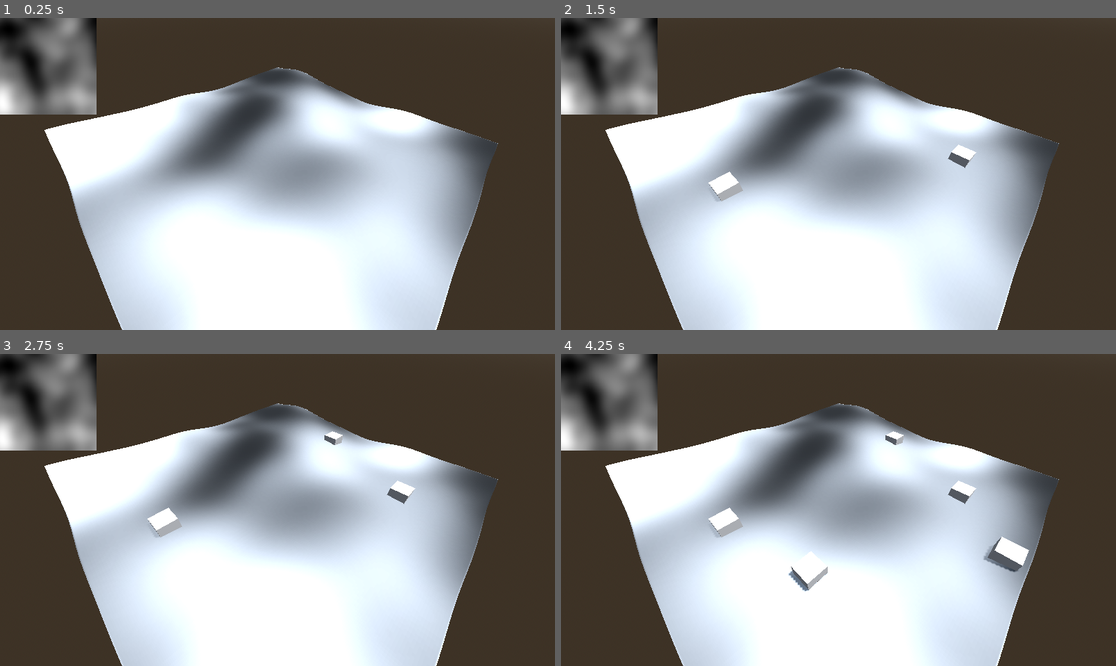
Above: before the commit, frames 1-4 (two rows, left to right).
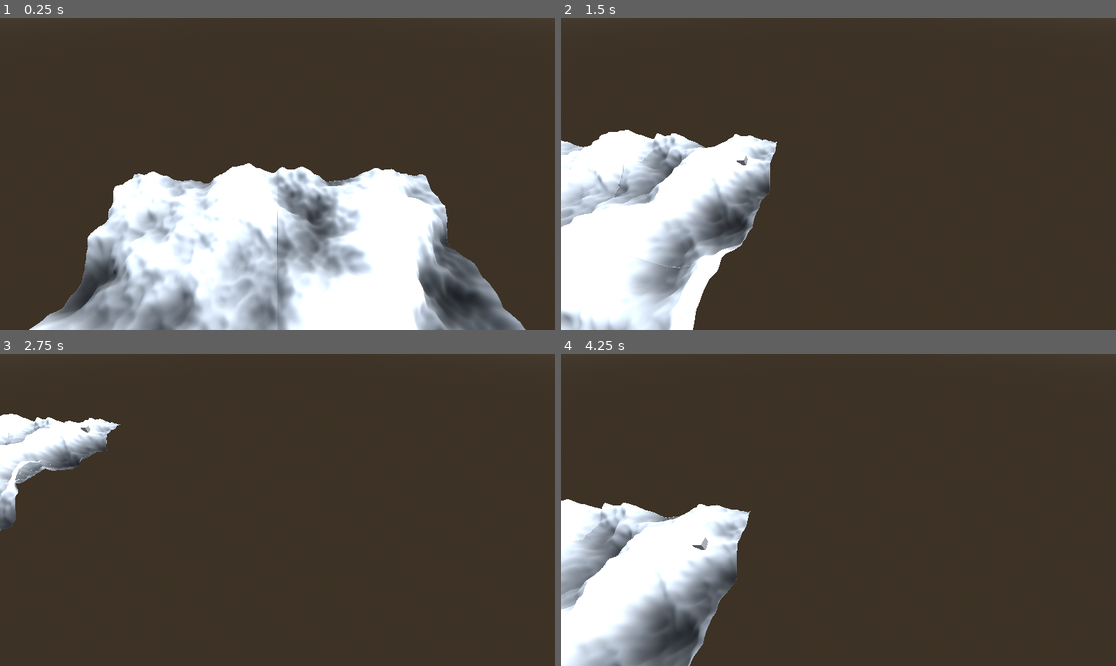
Above: after the commit, the same moments.

Repository: Arbee4ever/Train-Game
Game: Godot game, scene res://World.tscn
The game is run twice, just before and just after one commit, with the same random seed, the same clock (stepped at 60 frames per second) and the same inputs.
Inputs (mouse positions are in pixels of both pictures, inside the frame that each line leads up to):
- Up to frame 1 (0.25 s): no input
- Up to frame 2 (1.5 s): tap Enter at 0.5 s; move the mouse to (960, 158) at 0.52 s; press the mouse at (960, 158) at 0.53 s; hold D (right, bound only after the commit) 0.53-1.28 s; move the mouse to (727, 189) at 1.27 s; release the mouse at (727, 189) at 1.28 s; hold S (down, bound only after the commit) from 1.28 s (still down); click (727, 189) at 1.35 s
- Up to frame 3 (2.75 s): move the mouse to (333, 441) at 2.02 s; release S (down, bound only after the commit) at 2.03 s; press the mouse at (333, 441) at 2.03 s; hold D (right, bound only after the commit) from 2.03 s (still down)
- Up to frame 4 (4.25 s): move the mouse to (810, 572) at 2.77 s; release D (right, bound only after the commit) at 2.78 s; release the mouse at (810, 572) at 2.78 s; hold W (up, bound only after the commit) 2.78-3.53 s; click (810, 572) at 2.85 s; move the mouse to (1005, 556) at 3.52 s; press the mouse at (1005, 556) at 3.53 s; hold A (left, bound only after the commit) from 3.53 s (still down)

The runs differ from the first frame. In frame 1, 50% of the frame differs, in the area x 0-95%, y 0-100%; in frame 2, 63%; in frame 3, 58%; in frame 4, 64%, in the area x 0-90%, y 0-100%.

Commit message:
- fix procedural terrain generation - add camera movement - add basic chunk system

Diff:
--- a/World.gd
+++ b/World.gd
@@ -1,14 +1,35 @@
 extends Node3D
 
+var noise = FastNoiseLite.new()
+var chunkSize = Vector2(200, 200)
+
+func _init():
+	noise.seed = 1
+	noise.frequency = 0.005
+
 func _ready():
-	var noise = FastNoiseLite.new()
-	noise.seed = 1
-	noise.frequency = 0.001
+	var chunkNum = 4;
+	for i in range(chunkNum):
+		var coords = Vector2(i%(int(ceil(chunkNum/2.0))), i/(int(ceil(chunkNum/2.0))))
+		coords.x *= chunkSize.x
+		coords.y *= chunkSize.x
+		noise.offset = Vector3(coords.x, coords.y, 0)
 
+		var chunk = generate_chunk()
+		chunk.position = Vector3(coords.x, 0, coords.y)
+
+		var shaderMat = StandardMaterial3D.new()
+		var imageTexture = ImageTexture.create_from_image(noise.get_image(chunkSize.x, chunkSize.y))
+		shaderMat.albedo_texture = imageTexture
+		chunk.material_override = shaderMat
+
+		add_child(chunk)
+
+func generate_chunk():
 	var plane_mesh = PlaneMesh.new()
-	plane_mesh.size = Vector2(200, 200)
-	plane_mesh.subdivide_depth = 200
-	plane_mesh.subdivide_width = 200
+	plane_mesh.size = Vector2(chunkSize.x, chunkSize.y)
+	plane_mesh.subdivide_depth = chunkSize.x
+	plane_mesh.subdivide_width = chunkSize.y
 
 	var surface_tool = SurfaceTool.new()
 	surface_tool.create_from(plane_mesh, 0)
@@ -19,11 +40,9 @@
 
 	data_tool.create_from_surface(array_plane, 0)
 
-	var image = ImageTexture.new()
-
 	for i in range(data_tool.get_vertex_count()):
 		var vertex = data_tool.get_vertex(i)
-		vertex.y = noise.get_noise_2d(vertex.x, vertex.z) * 60
+		vertex.y = noise.get_noise_2d(vertex.x + 100, vertex.z + 100) * 60
 
 		data_tool.set_vertex(i, vertex)
 
@@ -37,31 +56,29 @@
 	var mesh_instance = MeshInstance3D.new()
 	mesh_instance.mesh = surface_tool.commit()
 
-	var shaderMat = StandardMaterial3D.new()
-	var imageTexture = ImageTexture.create_from_image(noise.get_image(200, 200))
-	shaderMat.albedo_texture = imageTexture
-	$Sprite2D.texture = imageTexture
-
-	mesh_instance.material_override = shaderMat
-
 	mesh_instance.create_trimesh_collision()
-
-	add_child(mesh_instance)
+	return mesh_instance
 
 func _process(delta):
 	pass
+
+func _physics_process(delta):
+	get_input()
+	$CharacterBody3D.move_and_slide()
+
+func get_input():
+	var input_direction = Input.get_vector("left", "right", "up", "down")
+	$CharacterBody3D.velocity = Vector3(input_direction.x, 0, input_direction.y) * 400
 
 func _input(event):
 	if event.is_action_pressed("left_click"):
 		var space_state = get_world_3d().direct_space_state
 		var mouse_position = get_viewport().get_mouse_position()
 		var params = PhysicsRayQueryParameters3D.new()
-		params.from = $Camera3D.project_ray_origin(mouse_position)
-		params.to = params.from + $Camera3D.project_ray_normal(mouse_position) * 1000
+		params.from = $CharacterBody3D/Camera3D.project_ray_origin(mouse_position)
+		params.to = params.from + $CharacterBody3D/Camera3D.project_ray_normal(mouse_position) * 1000
 		var result = space_state.intersect_ray(params)
 		if result:
-			print("Colliding!")
-			print(result)
 			var scene = load("res://trainStation.tscn")
 			var instance = scene.instantiate()
 			instance.transform.origin = result.position
--- a/World.tscn
+++ b/World.tscn
@@ -25,8 +25,11 @@
 transform = Transform3D(-0.866025, -0.433013, 0.25, 0, 0.5, 0.866025, -0.5, 0.75, -0.433013, 10, 20, 20)
 shadow_enabled = true
 
-[node name="Camera3D" type="Camera3D" parent="."]
-transform = Transform3D(0.707107, -0.5, 0.5, 0, 0.707107, 0.707107, -0.707107, -0.5, 0.5, 75, 75, 75)
+[node name="CharacterBody3D" type="CharacterBody3D" parent="."]
+transform = Transform3D(1, 0, 0, 0, 1, 0, 0, 0, 1, 100, 200, 100)
+
+[node name="Camera3D" type="Camera3D" parent="CharacterBody3D"]
+transform = Transform3D(1, 0, 0, 0, 0.707107, 0.707107, 0, -0.707107, 0.707107, 0, 0, 0)
 
 [node name="Sprite2D" type="Sprite2D" parent="."]
 centered = false
--- a/project.godot
+++ b/project.godot
@@ -27,6 +27,26 @@
 "events": [Object(InputEventMouseButton,"resource_local_to_scene":false,"resource_name":"","device":-1,"window_id":0,"a …(257 unchanged characters)…
 ]
 }
+up={
+"deadzone": 0.5,
+"events": [Object(InputEventKey,"resource_local_to_scene":false,"resource_name":"","device":-1,"window_id":0,"alt_pressed":false,"shift_pressed":false,"ctrl_pressed":false,"meta_pressed":false,"pressed":false,"keycode":0,"physical_keycode":87,"key_label":0,"unicode":119,"echo":false,"script":null)
+]
+}
+left={
+"deadzone": 0.5,
+"events": [Object(InputEventKey,"resource_local_to_scene":false,"resource_name":"","device":-1,"window_id":0,"alt_pressed":false,"shift_pressed":false,"ctrl_pressed":false,"meta_pressed":false,"pressed":false,"keycode":0,"physical_keycode":65,"key_label":0,"unicode":97,"echo":false,"script":null)
+]
+}
+right={
+"deadzone": 0.5,
+"events": [Object(InputEventKey,"resource_local_to_scene":false,"resource_name":"","device":-1,"window_id":0,"alt_pressed":false,"shift_pressed":false,"ctrl_pressed":false,"meta_pressed":false,"pressed":false,"keycode":0,"physical_keycode":68,"key_label":0,"unicode":100,"echo":false,"script":null)
+]
+}
+down={
+"deadzone": 0.5,
+"events": [Object(InputEventKey,"resource_local_to_scene":false,"resource_name":"","device":-1,"window_id":0,"alt_pressed":false,"shift_pressed":false,"ctrl_pressed":false,"meta_pressed":false,"pressed":false,"keycode":0,"physical_keycode":83,"key_label":0,"unicode":115,"echo":false,"script":null)
+]
+}
 
 [rendering]
 
